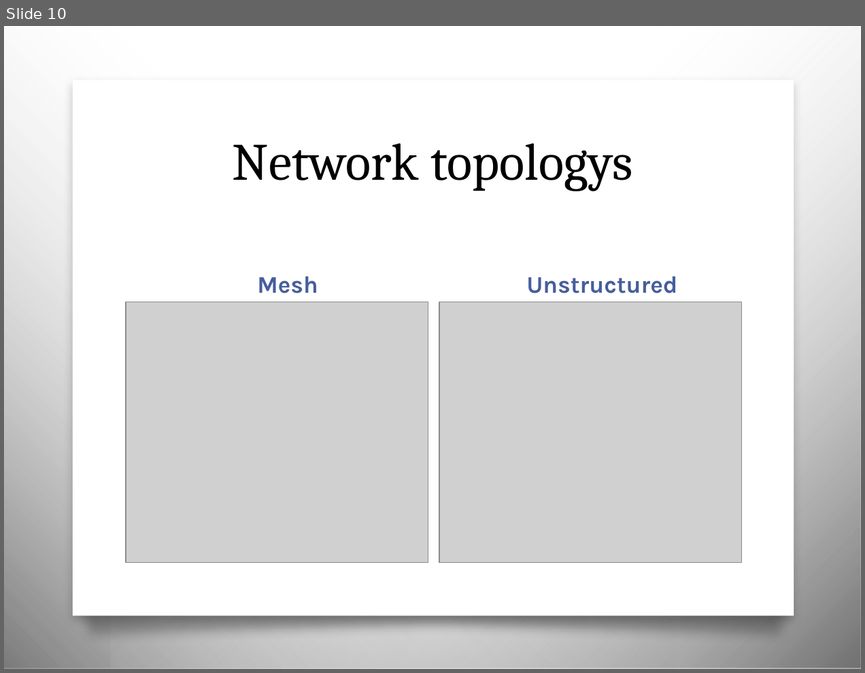
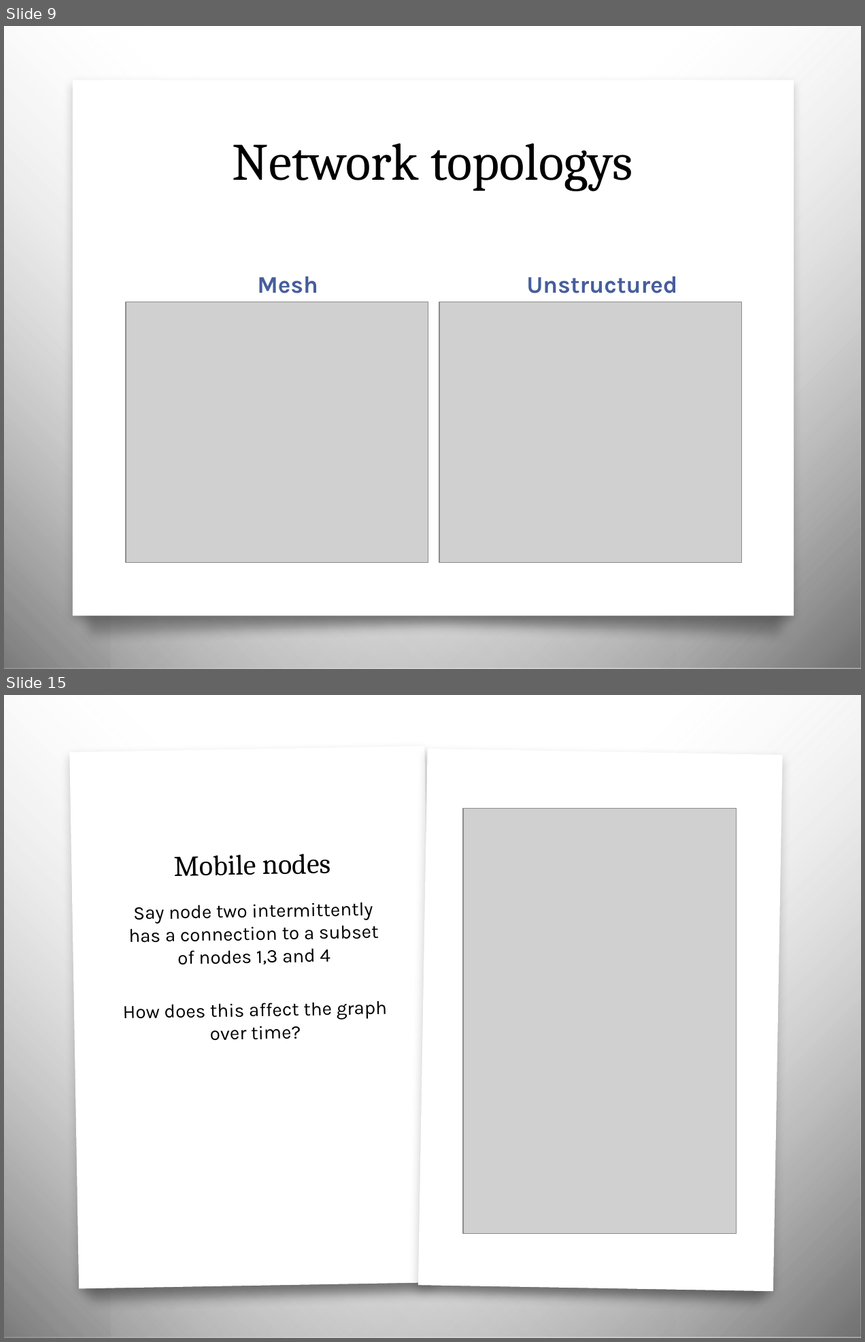
Before and after one commit to ohare/Private-Sync, a slide deck: Presentation/presentation.pptx. Shown one above the other, each under a label of ours: slide 10 before the commit, slides 9 and 15 after it; the slides between them are not shown. The pictures are 865x673 and 865x1342 pixels, drawn with LibreOffice and Linux fonts; fonts in the diff are those of the drawing; grey boxes stand for pictures; background and template pictures are left out. Boxes give left, top, right and bottom in pixels: in the first picture for what was removed or moved away, otherwise in the second. Text is boxed around its words. In the diff, an @@ line names an element or a change of style, - is before the commit and + after.

```diff
--- a/Presentation/presentation.pptx
+++ b/Presentation/presentation.pptx
@@ slide 15 added at [4, 695, 861, 1338], background picture (left out); not listed: 2 template elements that a slide beside it also shows @@
@@ rectangle added at [69, 746, 434, 1289], fill #FFFFFF @@
@@ rectangle added at [418, 749, 783, 1291], fill #FFFFFF @@
@@ picture added at [463, 808, 736, 1233] @@
@@ title added at [174, 853, 330, 876], 24 pt, text #000000 @@
+Mobile nodes
@@ text added at [123, 902, 387, 1040], 16 pt, text #000000 @@
+Say node two intermittently has a connection to a subset of nodes 1,3 and 4
+How does this affect the graph over time?
@@ freeform shape added at [63, 1263, 786, 1314], fill gradient #010101 @@
@@ what was slide 10 is now slide 9 @@
```
Also in this commit, not shown: 5 slides changed, 6 other slides added, 3 slides removed, 3 other files.
